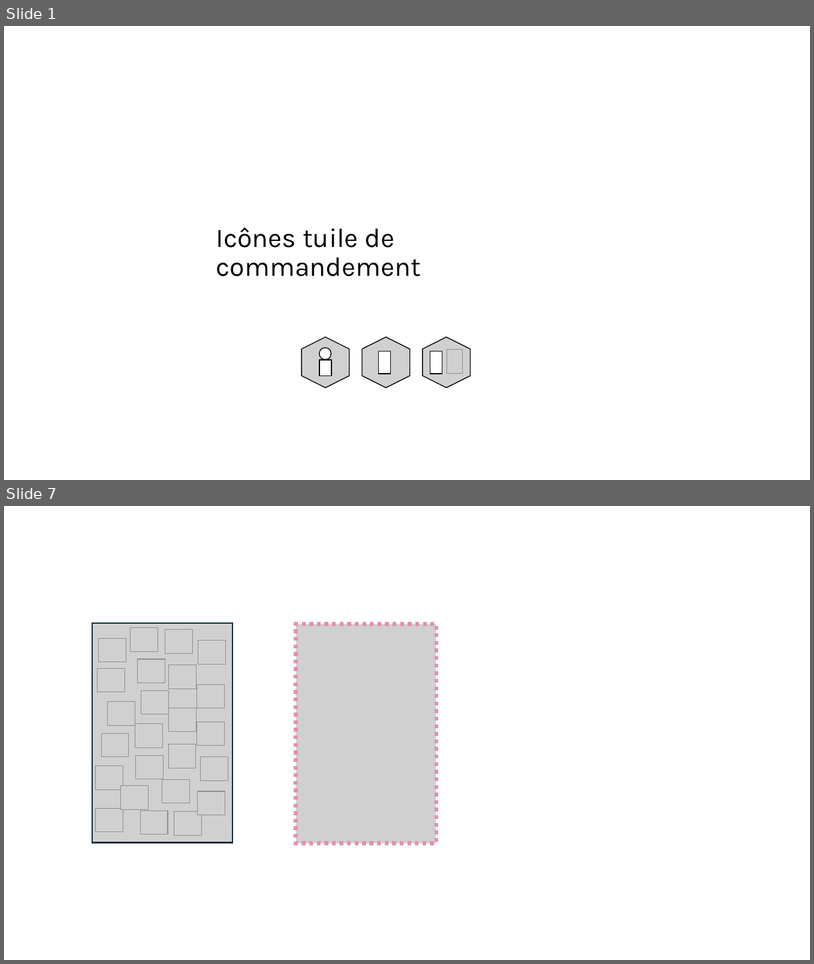
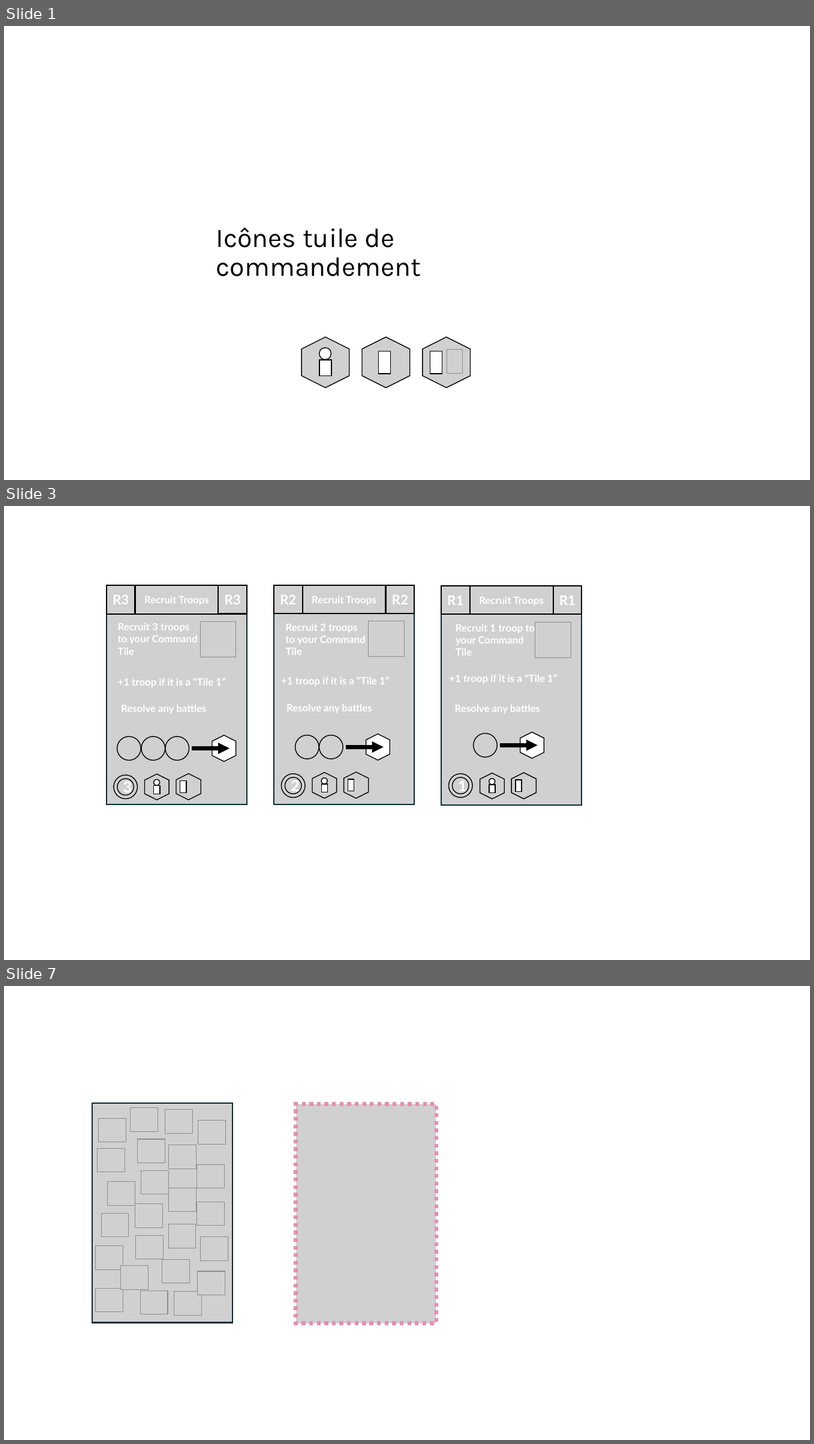
Before and after one commit to LucasBorboleta/Terre-de-Barons, a slide deck: pictures/Deck-en/Deck-en.pptx. Shown one above the other, each under a label of ours: slides 1 and 7 before the commit, slides 1, 3 and 7 after it; the slides between them are not shown. The pictures are 814x964 and 814x1444 pixels, drawn with LibreOffice and Linux fonts; fonts in the diff are those of the drawing; grey boxes stand for pictures; background and template pictures are left out. Boxes give left, top, right and bottom in pixels: in the first picture for what was removed or moved away, otherwise in the second. Text is boxed around its words. In the diff, an @@ line names an element or a change of style, - is before the commit and + after.

```diff
--- a/pictures/Deck-en/Deck-en.pptx
+++ b/pictures/Deck-en/Deck-en.pptx
@@ slide 3 added at (4,506,810,960), background #FFFFFF @@
@@ group added at (107,585,247,804): 11 pictures, 3 texts, 2 rectangles, 1 hexagon, 1 arrow, 1 ellipse @@
+Recruit Troops
+3
+Recruit 3 troops to your Command Tile
++1 troop if it is a "Tile 1”
+Resolve any battles
+R3
+R3
@@ group added at (274,585,415,804): 10 pictures, 3 texts, 2 rectangles, 1 hexagon, 1 arrow, 1 ellipse @@
+2
+Recruit 2 troops to your Command Tile
++1 troop if it is a "Tile 1”
+Resolve any battles
+R2
+R2
+Recruit Troops
@@ group added at (441,586,582,805): 9 pictures, 3 texts, 2 rectangles, 1 hexagon, 1 arrow, 1 ellipse @@
+1
+Recruit 1 troop to your Command Tile
++1 troop if it is a "Tile 1”
+Resolve any battles
+R1
+R1
+Recruit Troops
```
Also in this commit, not shown: 3 slides changed, 1 other slide added, 2 slides removed, 6 other files.
